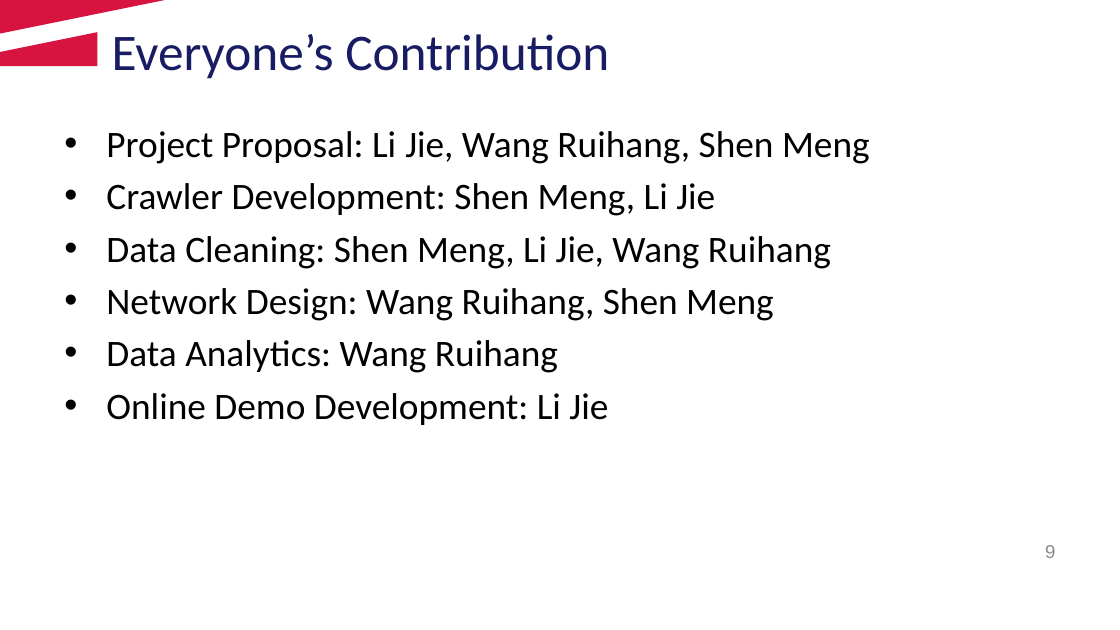
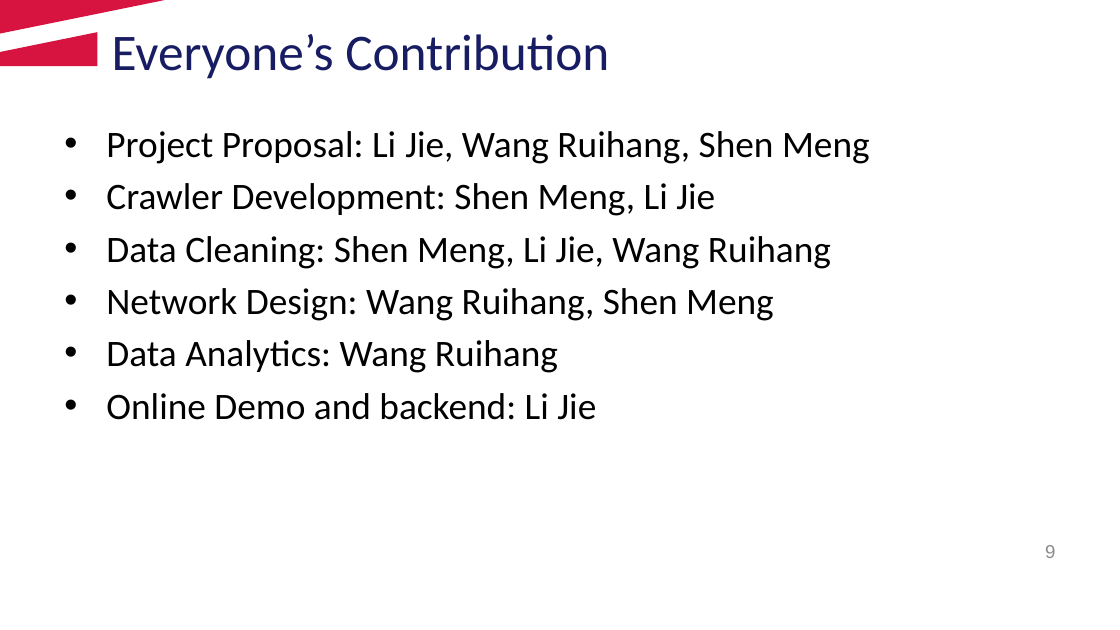
Before and after one commit to pupboss/CE7454-Project-Fall2019, a slide deck: slide 9 of notebook/slides.pptx. Drawn at 1120x630 pixels with LibreOffice and Linux fonts; fonts in the diff are those of the drawing; background and template pictures are left out. Boxes give left, top, right and bottom in pixels: in the first picture for what was removed or moved away, otherwise in the second. Text is boxed around its words. In the diff, an @@ line names an element or a change of style, - is before the commit and + after.

```diff
--- a/notebook/slides.pptx
+++ b/notebook/slides.pptx
@@ text at [106,393,596,420]: text changed @@
-• Online Demo Development: Li Jie
+• Online Demo and backend: Li Jie
```
Also in this commit, not shown: 1 other slide changed.
